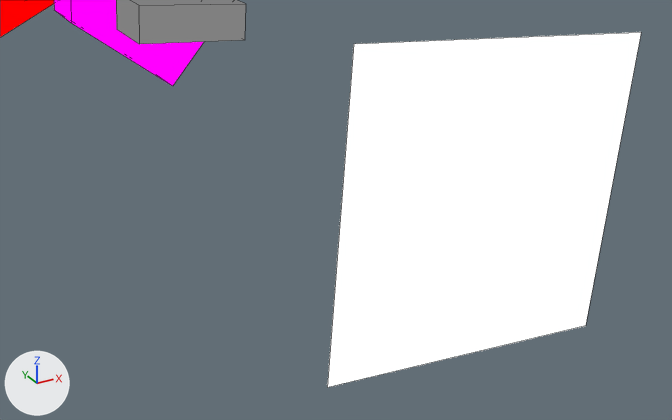
Two versions of the Blender file assets-source/blender/motion/therizinosaurus-rest.blend, one commit apart.
Rendered twice from a 50 mm camera at (51.4, -33.59, 45.37) aimed at (53.64, -29.51, 43.33). The axes (+X, +Y, +Z) are drawn at lower left. The lights are the same throughout. The first picture is the older version. Mesh edges are drawn as thin lines.

In view in the first picture: 'DinoTycoon_Motion_therizinosaurus_rest_beak', 'DinoTycoon_Motion_therizinosaurus_rest_eye', 'DinoTycoon_Motion_therizinosaurus_rest_head', 'DinoTycoon_Motion_therizinosaurus_rest_mouth'.
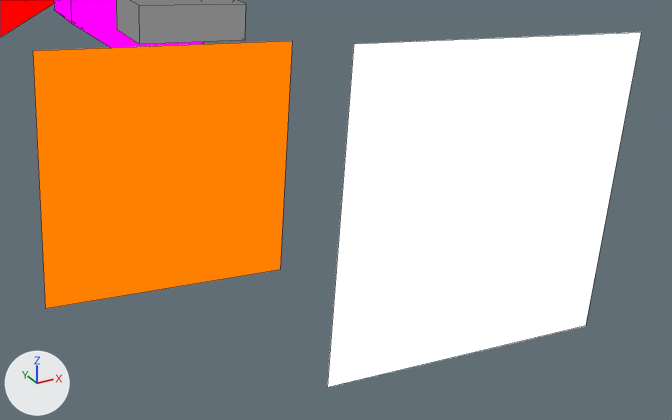
Diff of the bpy script that builds the scene:
```diff
--- a/assets-source/blender/motion/therizinosaurus-rest.blend.py
+++ b/assets-source/blender/motion/therizinosaurus-rest.blend.py
@@ mat_dinotycoon_role_y @@
+mat_dinotycoon_role_y = emission_material('DinoTycoon_Role_Y')
+mat_dinotycoon_role_y.base_color = (1.0, 0.216, 0.0)  # orange #ff8000
@@ me_dinotycoon_motion_therizinosaurus_rest_sample_eye_white @@
+me_dinotycoon_motion_therizinosaurus_rest_sample_eye_white.from_pydata([(52.25, -29.0, 44.27), (53.65, -29.0, 44.16), (53.54, -29.0, 42.76), (52.14, -29.0, 42.87), (52.25, -29.0, 44.27), (53.65, -29.0, 44.16), (53.54, -29.0, 42.76), (52.14, -29.0, 42.87)], [], [(3, 2, 1, 0), (4, 5, 6, 7), (0, 1, 5, 4), (1, 2, 6, 5), (2, 3, 7, 6), (3, 0, 4, 7)])
+me_dinotycoon_motion_therizinosaurus_rest_sample_eye_white.materials.append(mat_dinotycoon_role_y)  # orange #ff8000
@@ ob_dinotycoon_motion_therizinosaurus_rest_eye_white @@
+ob_dinotycoon_motion_therizinosaurus_rest_eye_white = bpy.data.objects.new('DinoTycoon_Motion_therizinosaurus_rest_eye_white', me_dinotycoon_motion_therizinosaurus_rest_sample_eye_white)
+ob_dinotycoon_motion_therizinosaurus_rest_eye_white.location = (0.0, 0.0, 0.0)
```

Changed parts and their boxes [x1, y1, x2, y2] in the pictures (672 x 420 px):
'DinoTycoon_Motion_therizinosaurus_rest_eye_white', added (orange)
    after: [33, 41, 292, 309]
